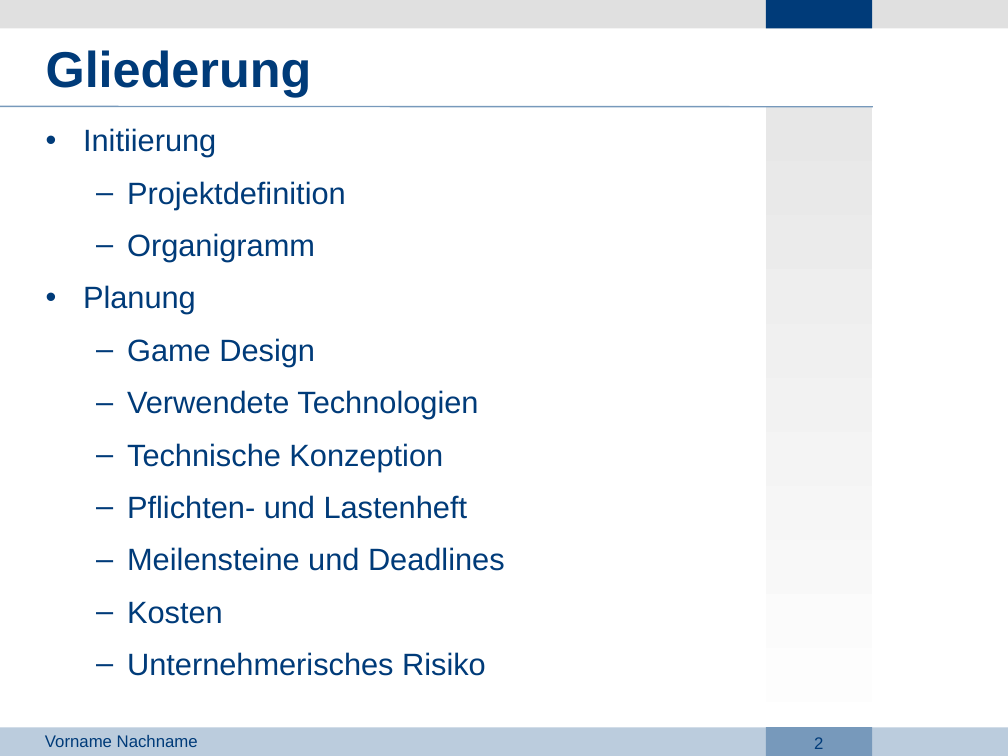
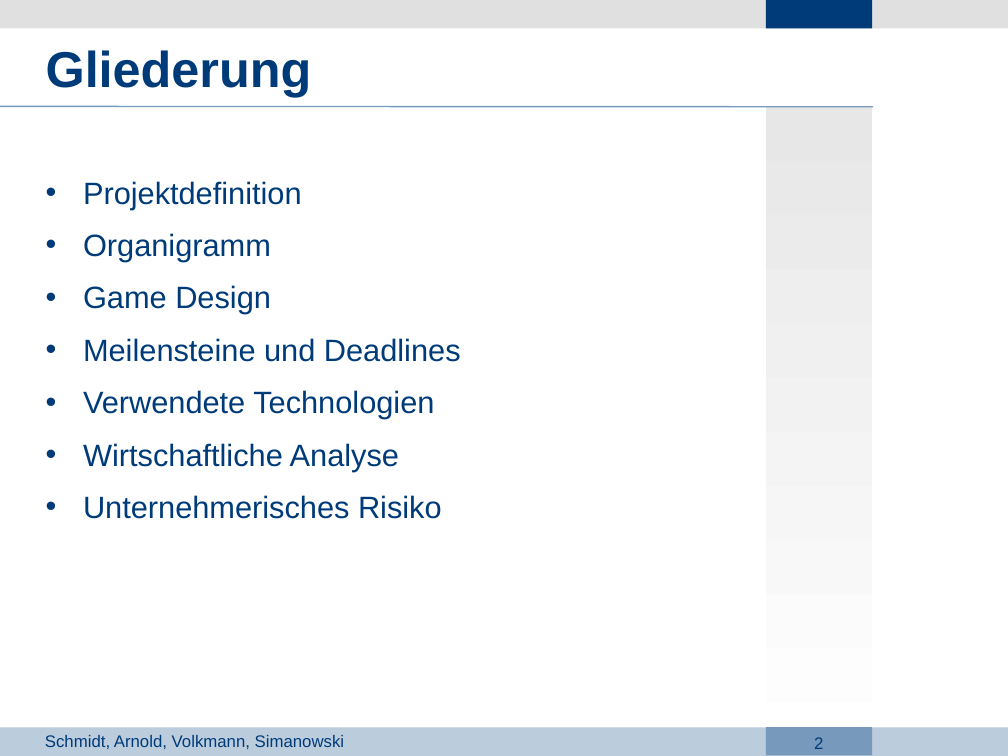
Before and after one commit to Lopt/ascendancy, a slide deck: slide 2 of docs/Projektdefinition/AI_PPT-Vorlage.odp. Drawn at 1008x756 pixels with LibreOffice and Linux fonts; fonts in the diff are those of the drawing; background and template pictures are left out. Boxes give left, top, right and bottom in pixels: in the first picture for what was removed or moved away, otherwise in the second. Text is boxed around its words. In the diff, an @@ line names an element or a change of style, - is before the commit and + after.

```diff
--- a/docs/Projektdefinition/AI_PPT-Vorlage.odp
+++ b/docs/Projektdefinition/AI_PPT-Vorlage.odp
@@ text at [83,128,216,157]: paragraph removed @@
-• Initiierung
@@ text at [83,181,442,519]: bullet – to •; list level 2 to 1 in "Projektdefinition"; list level 2 to 1 in "Organigramm"; list level 2 to 1 in "Game Design"; list level 2 to 1 in "Verwendete Technologien"; list level 2 to 1 in "Unternehmerisches Risiko" @@
@@ text at [83,285,196,314]: paragraph removed @@
-• Planung
@@ text at [83,338,461,362]: paragraph added @@
+• Meilensteine und Deadlines
@@ text at [83,443,399,471]: text changed @@
-  – Technische Konzeption
-  – Pflichten- und Lastenheft
-  – Meilensteine und Deadlines
-  – Kosten
+• Wirtschaftliche Analyse
@@ text at [45,735,344,749]: text changed @@
-Vorname Nachname
+Schmidt, Arnold, Volkmann, Simanowski
```
Also in this commit, not shown: 7 other slides changed, 5 slides added, 3 slides removed, 2 other files.
